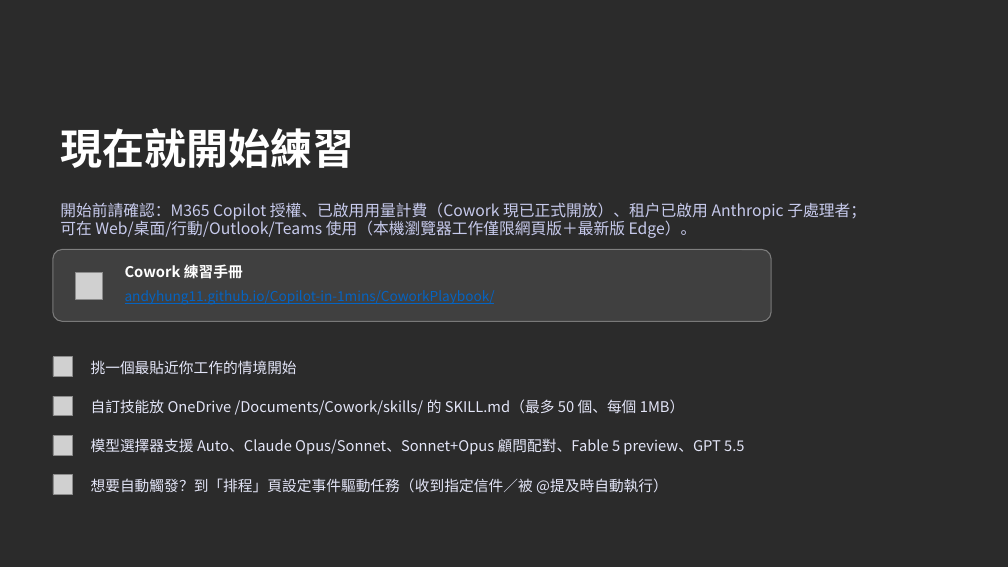
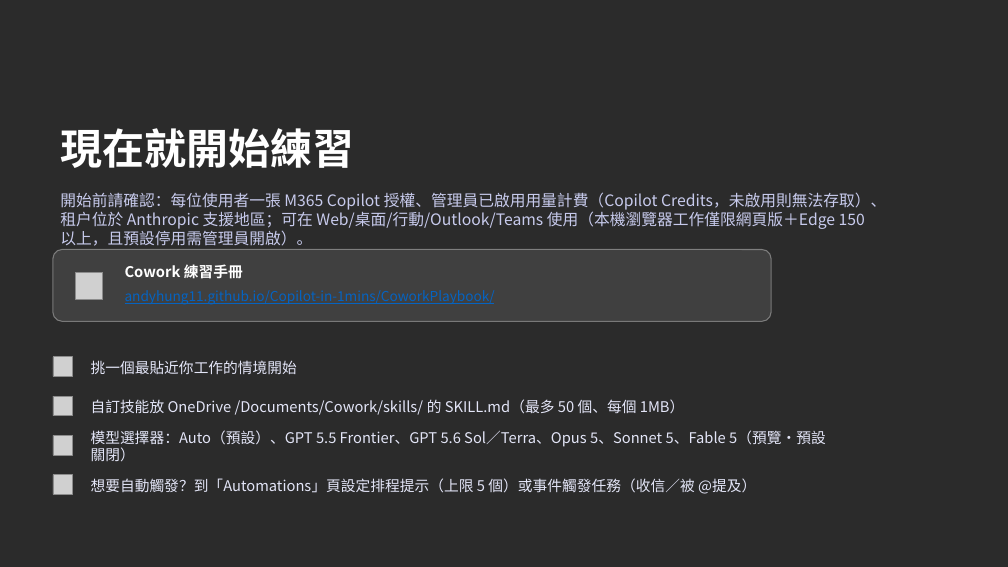
Before and after one commit to AndyHung11/Copilot-in-1mins, a slide deck: slide 20 of CoworkPlaybook/Cowork_教育訓練簡報_v2.pptx. Drawn at 1008x567 pixels with LibreOffice and Linux fonts; fonts in the diff are those of the drawing; grey boxes stand for pictures; background and template pictures are left out; a plain dark background stands for a picture behind light text. Boxes give left, top, right and bottom in pixels: in the first picture for what was removed or moved away, otherwise in the second. Text is boxed around its words. In the diff, an @@ line names an element or a change of style, - is before the commit and + after.

```diff
--- a/CoworkPlaybook/Cowork_教育訓練簡報_v2.pptx
+++ b/CoworkPlaybook/Cowork_教育訓練簡報_v2.pptx
@@ text at (60, 192, 886, 246): text changed @@
-開始前請確認：M365 Copilot 授權、已啟用用量計費（Cowork 現已正式開放）、租戶已啟用 Anthropic 子處理者；可在 Web/桌面/行動/Outlook/Teams 使用（本機瀏覽器工作僅限網頁版＋最新版 Edge）。
+開始前請確認：每位使用者一張 M365 Copilot 授權、管理員已啟用用量計費（Copilot Credits，未啟用則無法存取）、租戶位於 Anthropic 支援地區；可在 Web/桌面/行動/Outlook/Teams 使用（本機瀏覽器工作僅限網頁版＋Edge 150 以上，且預設停用需管理員開啟）。
@@ text at (91, 430, 826, 462): text changed @@
-模型選擇器支援 Auto、Claude Opus/Sonnet、Sonnet+Opus 顧問配對、Fable 5 preview、GPT 5.5
+模型選擇器：Auto（預設）、GPT 5.5 Frontier、GPT 5.6 Sol／Terra、Opus 5、Sonnet 5、Fable 5（預覽・預設關閉）
@@ text at (91, 478, 756, 494): text changed @@
-想要自動觸發？到「排程」頁設定事件驅動任務（收到指定信件／被 @提及時自動執行）
+想要自動觸發？到「Automations」頁設定排程提示（上限 5 個）或事件觸發任務（收信／被 @提及）
```
Also in this commit, not shown: 3 other slides changed, 4 other files.
